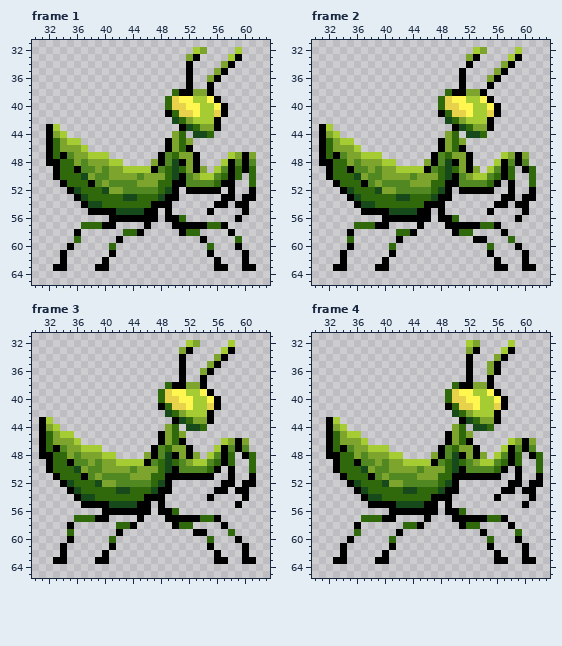
Two versions of one pixel-art file, Assets/Art/mantis idle.aseprite. Above is the file before it was changed.
96x96 pixels, 5 frames. Shown: frame 1: x 30..63, y 31..65; frame 2: x 30..63, y 31..65; frame 3: x 30..63, y 31..65; frame 4: x 30..63, y 31..65. The commit also changed other frames, which this record leaves out.
After the commit:
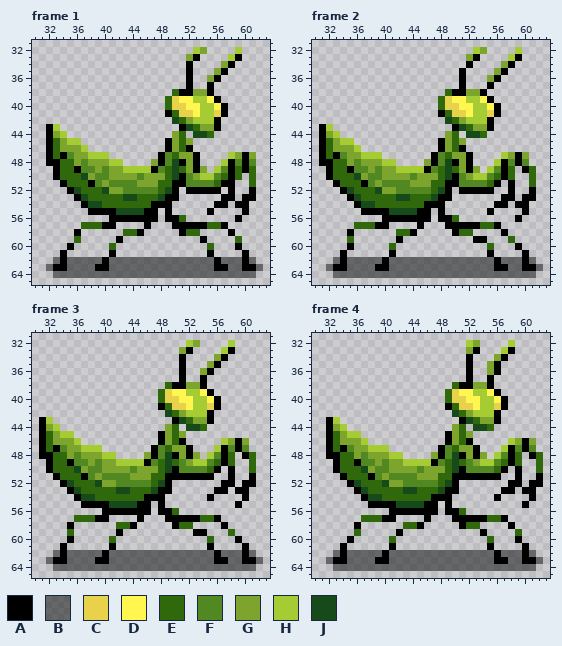
Palette (. is transparent): A #000000  B #22232399  C #e8d24b  D #fff64f  E #2f690c  F #518822  G #7da42d  H #a6cc34  J #174a1b
What changed:
layer "Layer 2" opacity 60% added
Frame 1, layer "Layer 2":
The edit adds colour B in row 62 at x 33, 35 to 39, 41 to 55, 57 to 59 and 61; in row 63 at x 32, 35 to 38, 41 to 55, 58 to 59 and 62; in row 64 at x 33 to 61.
Frame 2, layer "Layer 2": the same change as frame 1
Frame 3, layer "Layer 2": the same change as frame 1
Frame 4, layer "Layer 2": the same change as frame 1
